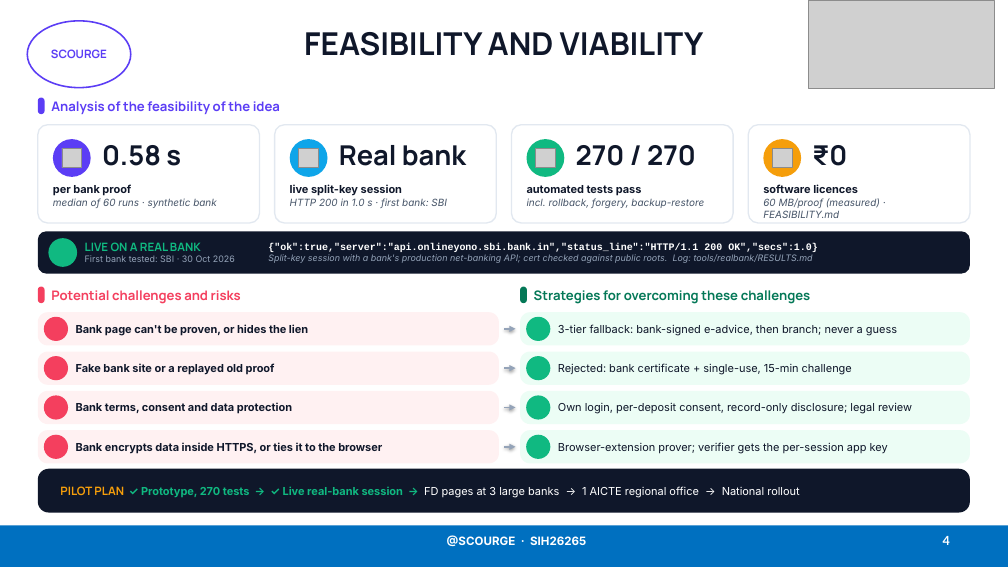
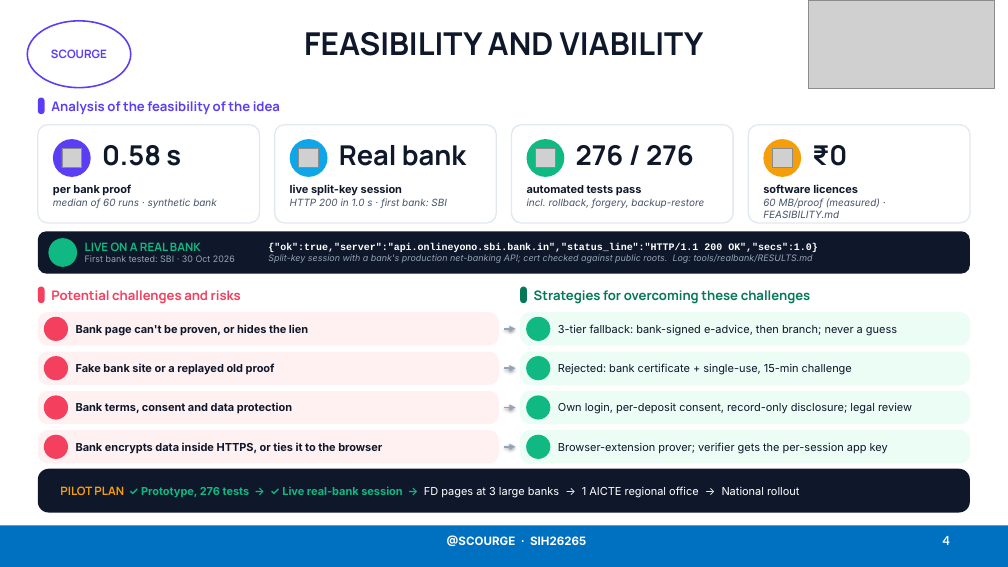
Before and after one commit to Lakki007/Arnavax-Scourge-SIH26265, a slide deck: slide 4 of docs/ppt/Scourge_SIH26265_Idea.pptx. Drawn at 1008x567 pixels with LibreOffice and Linux fonts; fonts in the diff are those of the drawing; grey boxes stand for pictures; background and template pictures are left out. Boxes give left, top, right and bottom in pixels: in the first picture for what was removed or moved away, otherwise in the second. Text is boxed around its words. In the diff, an @@ line names an element or a change of style, - is before the commit and + after.

```diff
--- a/docs/ppt/Scourge_SIH26265_Idea.pptx
+++ b/docs/ppt/Scourge_SIH26265_Idea.pptx
@@ text at [576, 145, 694, 166]: text changed @@
-270 / 270
+276 / 276
@@ text at [60, 486, 799, 498]: text changed @@
-PILOT PLAN ✓ Prototype, 270 tests → ✓ Live real-bank session → FD pages at 3 large banks → 1 AICTE regional office → National rollout
+PILOT PLAN ✓ Prototype, 276 tests → ✓ Live real-bank session → FD pages at 3 large banks → 1 AICTE regional office → National rollout
```
Also in this commit, not shown: 2 other slides changed, 8 other files.
